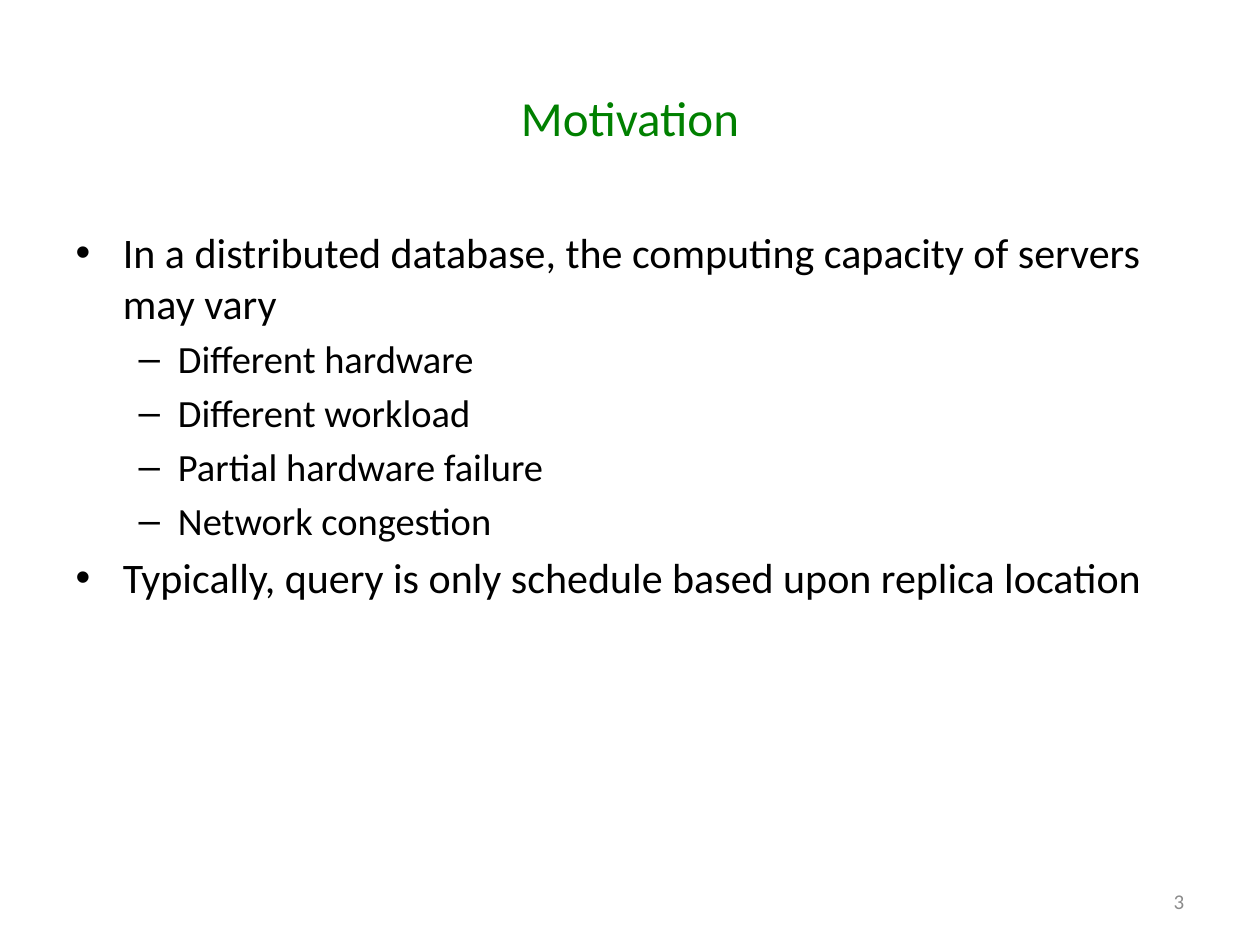
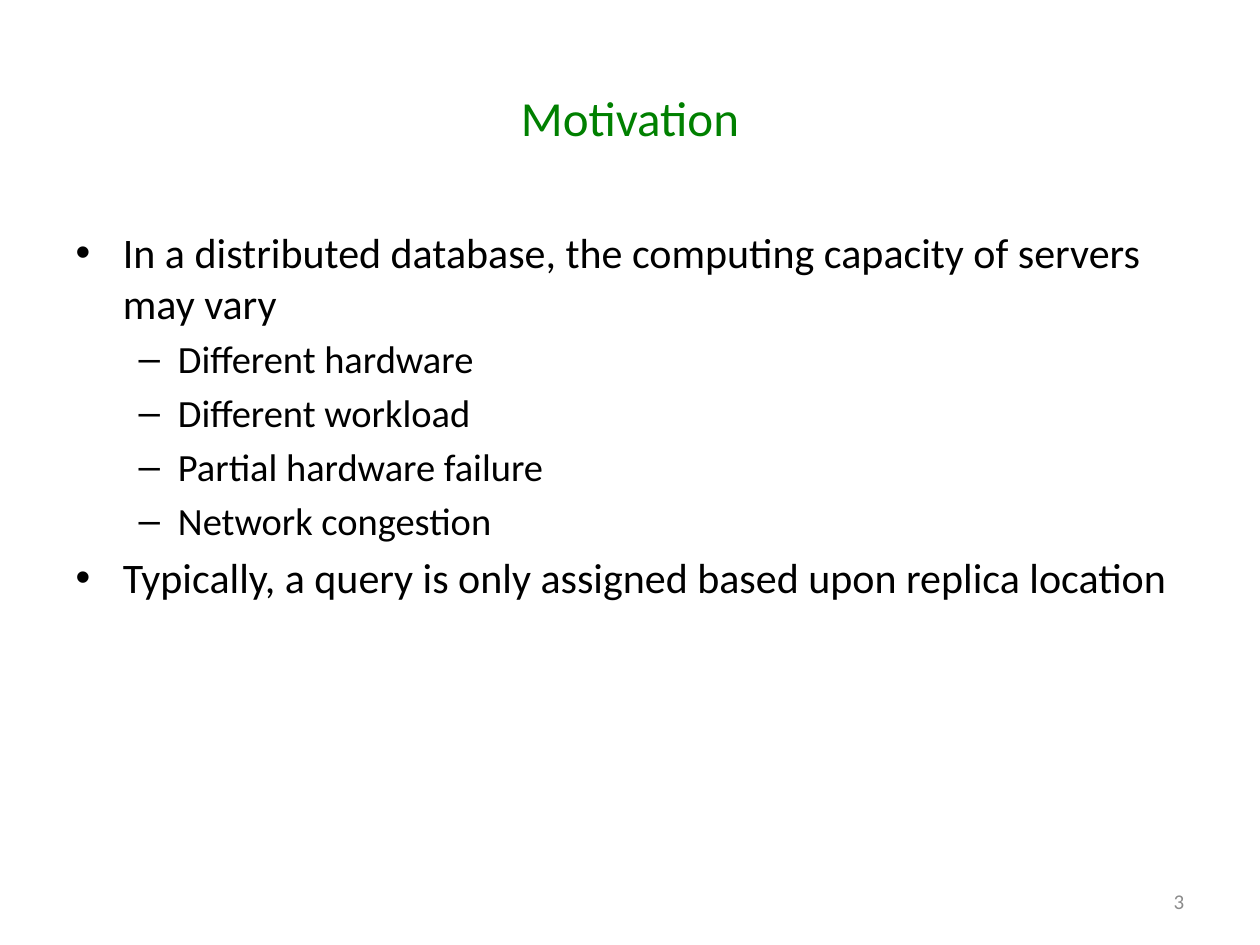
Before and after one commit to godares79/CS848-Project, a slide deck: slide 3 of PresentationSlides/Presentation.pptx. Drawn at 1260x945 pixels with LibreOffice and Linux fonts; fonts in the diff are those of the drawing. Boxes give left, top, right and bottom in pixels: in the first picture for what was removed or moved away, otherwise in the second. Text is boxed around its words. In the diff, an @@ line names an element or a change of style, - is before the commit and + after.

```diff
--- a/PresentationSlides/Presentation.pptx
+++ b/PresentationSlides/Presentation.pptx
@@ text at box(123, 563, 1166, 601): text changed @@
-• Typically, query is only schedule based upon replica location
+• Typically, a query is only assigned based upon replica location
```
Also in this commit, not shown: 10 other slides changed.
